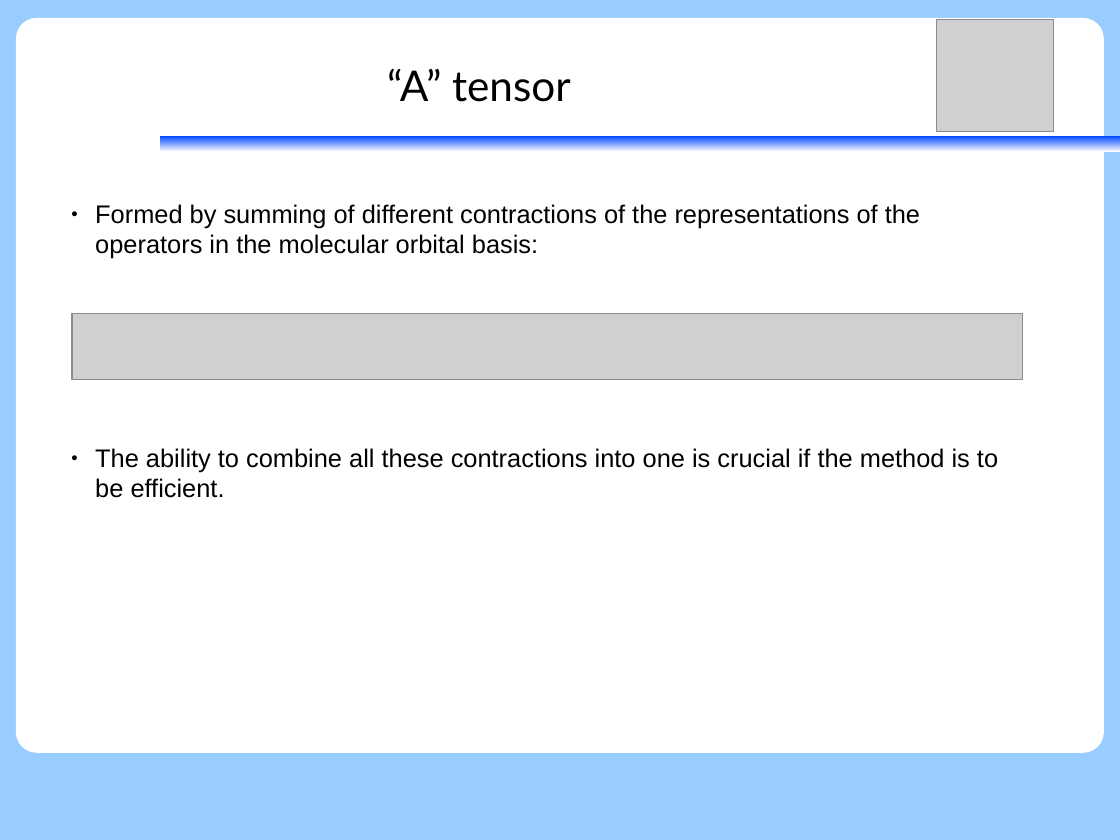
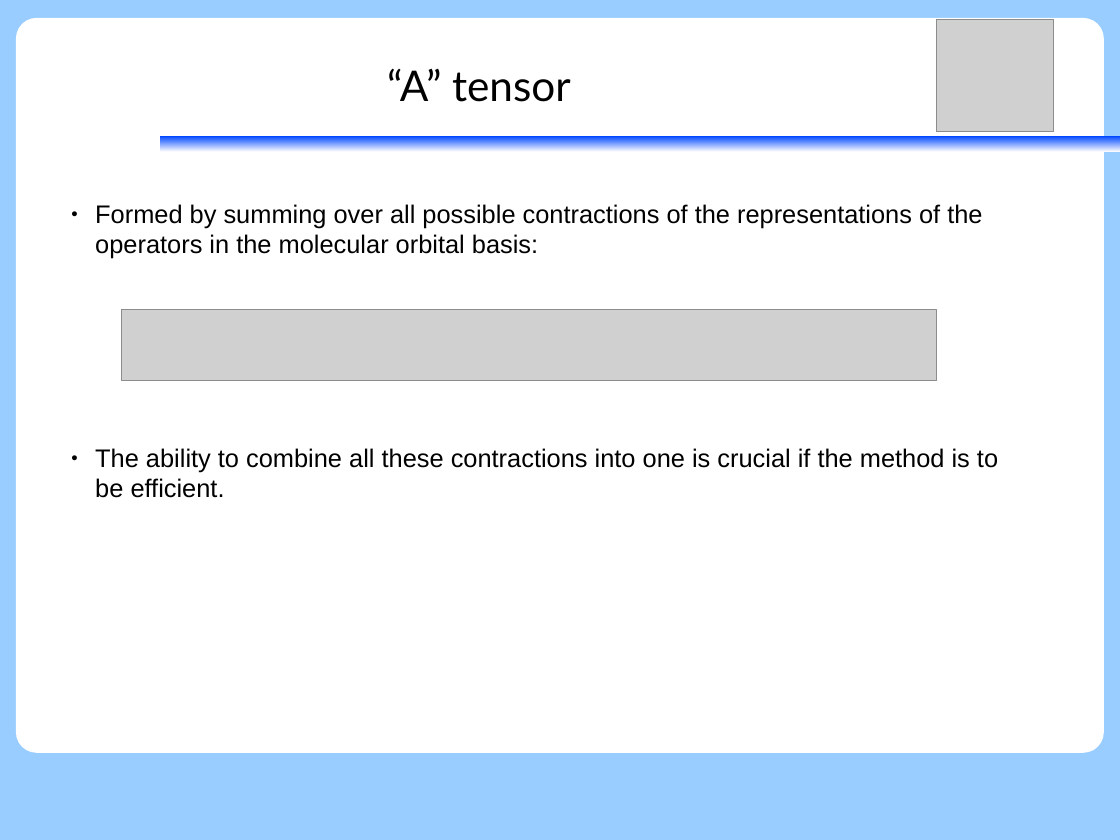
Before and after one commit to peterjohncherry/Presentations-etc, a slide deck: slide 6 of SGROUP02082017/02082017_peter_relxms-wick.odp. Drawn at 1120x840 pixels with LibreOffice and Linux fonts; fonts in the diff are those of the drawing; grey boxes stand for pictures. Boxes give left, top, right and bottom in pixels: in the first picture for what was removed or moved away, otherwise in the second. Text is boxed around its words. In the diff, an @@ line names an element or a change of style, - is before the commit and + after.

```diff
--- a/SGROUP02082017/02082017_peter_relxms-wick.odp
+++ b/SGROUP02082017/02082017_peter_relxms-wick.odp
@@ text at (95,204,982,259): text changed @@
-● Formed by summing of different contractions of the representations of the operators in the molecular orbital basis:
+● Formed by summing over all possible contractions of the representations of the operators in the molecular orbital basis:
@@ picture: place and size @@
-picture at (72,314,1023,380)
+picture at (122,310,937,381)
```
Also in this commit, not shown: 14 other slides changed, 2 slides added, 2 slides removed, 1 other file.
